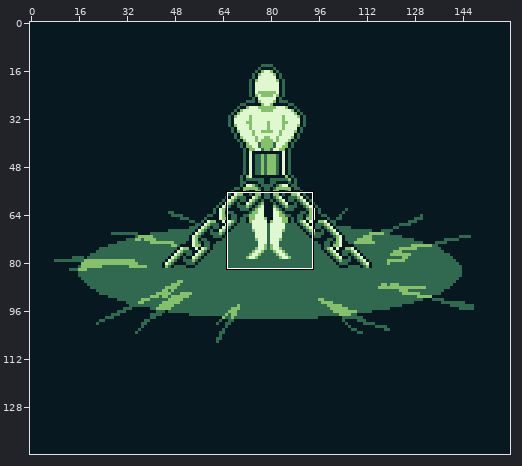
File history of a sprite sheet, assets/backgrounds/Defendant.png. Above, an overview of the earlier version with the close-up marked.
Close-up. First the earlier version:
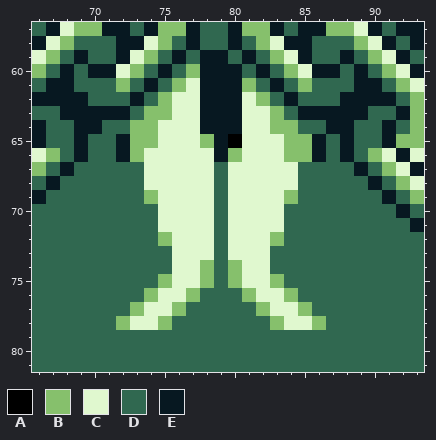
The file is 160x144 pixels. Shown: x 66..93, y 57..81.
Palette (. is transparent): A #000000  B #86c06c  C #e0f8cf  D #306850  E #071821
Pixels before, first column x 66:
57 DECBBEEDEBBEDDEBBEDEEBBCEDEE
58 ECBDDDEECBDEDDEDBCEEDDDBCEDE
59 CBDEDDECBDEDEEDEDBCEDDEDBCED
60 BDEDEECBDEDBEEEDEDBCEEDEDBCE
61 DEEDDDBDEDBCEEEBDEDBDDDEEDBC
62 EEEEDDDEDBCCEEECBDEDDDEEEEDB
63 DDEEEEEDBBCCEEECCBDEEEEEDDEB
64 EDDEEDDBBCCCEEECCBBDDEEDDEDB
65 EDDEDDEBBCCCBEACCCBBEDEDDEBB
66 CBDEDDEBCCCCCEBCCCBBEDEDBCEC
67 BDEDDDDDCCCCCDCCCCCDDDDEDBCE
68 DEDDDDDDCCCCCDCCCCCDDDDDEDBC
69 EDDDDDDDBCCCCDCCCCBDDDDDDEDB
70 DDDDDDDDDCCCCDCCCCDDDDDDDDED
71 DDDDDDDDDCCCCDCCCCDDDDDDDDDE
72 DDDDDDDDDBCCCDCCCBDDDDDDDDDD
73 DDDDDDDDDDCCCDCCCDDDDDDDDDDD
74 DDDDDDDDDDCCBDBCCDDDDDDDDDDD
75 DDDDDDDDDBCCBDBCCBDDDDDDDDDD
76 DDDDDDDDBCCBDDDBCCBDDDDDDDDD
77 DDDDDDDBCCBDDDDDBCCBDDDDDDDD
78 DDDDDDBCCBDDDDDDDBCCBDDDDDDD
79 DDDDDDDDDDDDDDDDDDDDDDDDDDDD
80 DDDDDDDDDDDDDDDDDDDDDDDDDDDD
81 DDDDDDDDDDDDDDDDDDDDDDDDDDDD
Now the later version:
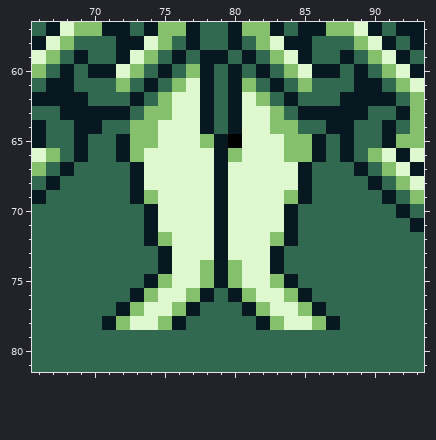
What changed:
Changed rows in their new state; - is an unchanged pixel.
first column x 71:
60 --------D--------
61 --------D--------
62 --------D--------
63 --------D--------
64 --------D--------
67 --E-----E-----E--
68 --E-----E-----E--
69 --E-----E-----E--
70 ---E----E----E---
71 ---E----E----E---
72 ---E----E----E---
73 ----E---E---E----
74 ----E---E---E----
75 ---E----E----E---
76 --E----E-E----E--
77 -E----E---E----E-
78 E----E-----E----E
Changed places in both close-ups, as pixel boxes (x1, y1, x2, y2):
changed: (102, 64, 340, 330)
